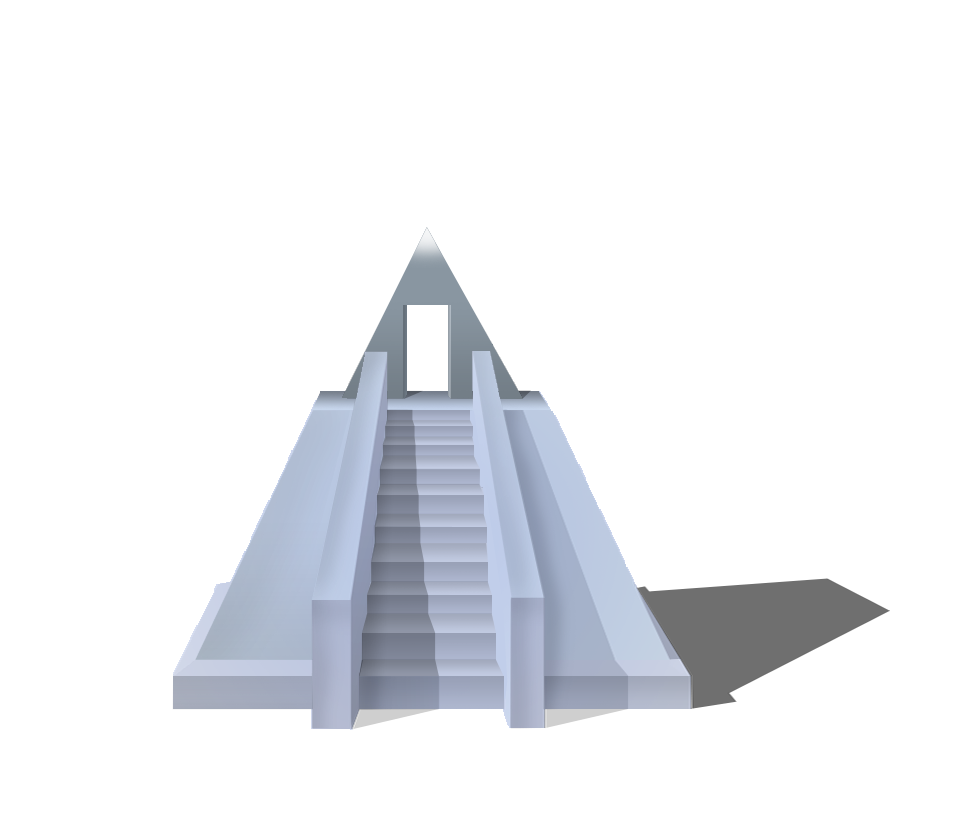
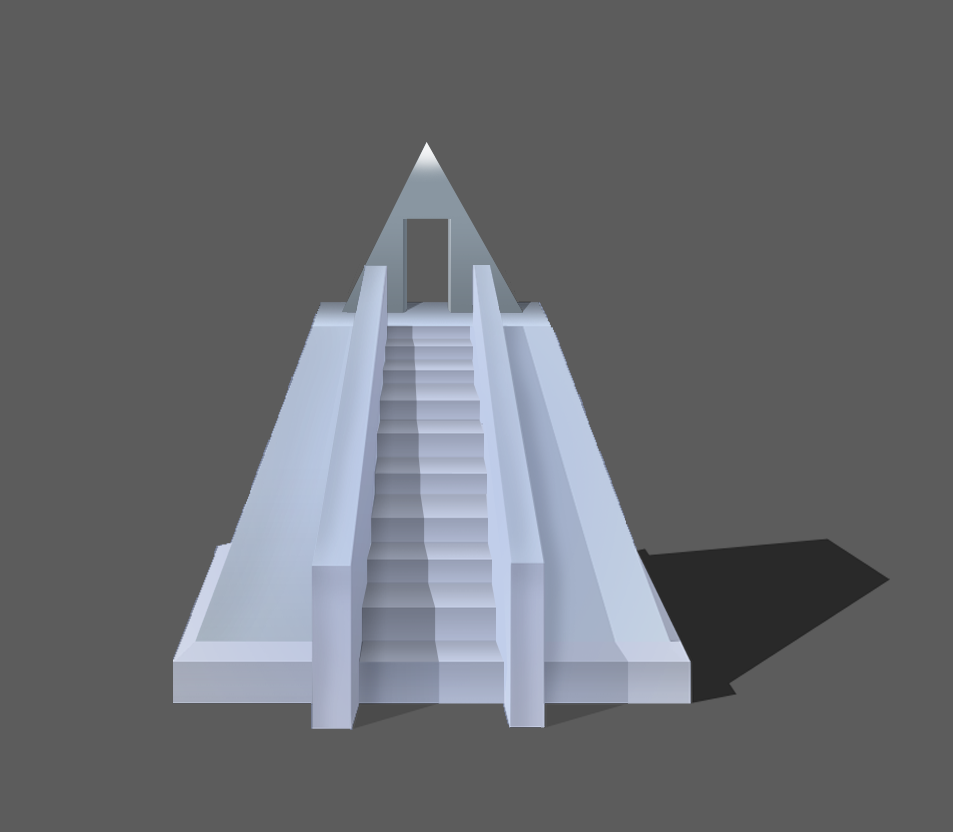
The second 953 × 832 image is a revision of the first. Changes to its layers:
painted on "Фигура 1" over box(172, 141, 890, 729)
added layer "Слой 1" over box(0, 0, 953, 832)
